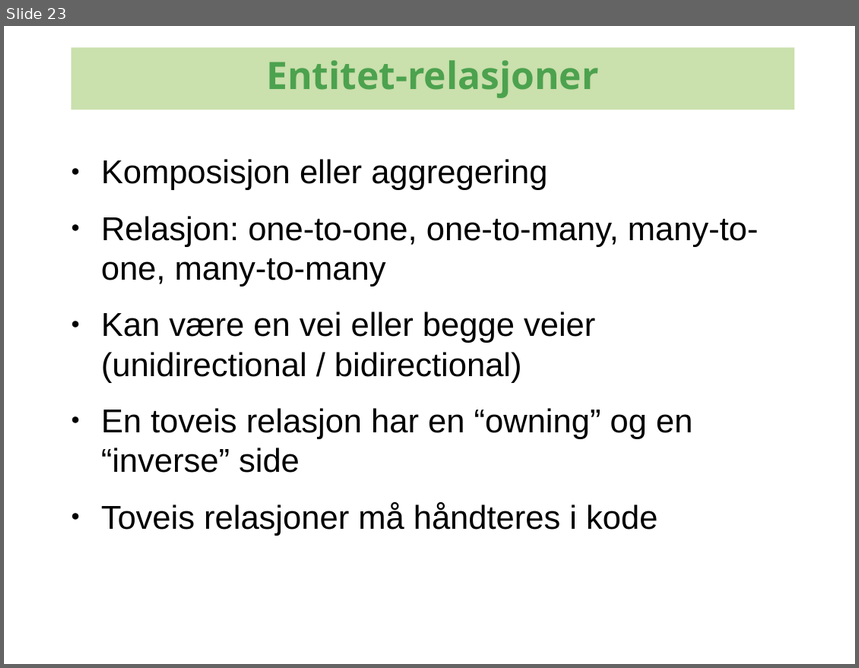
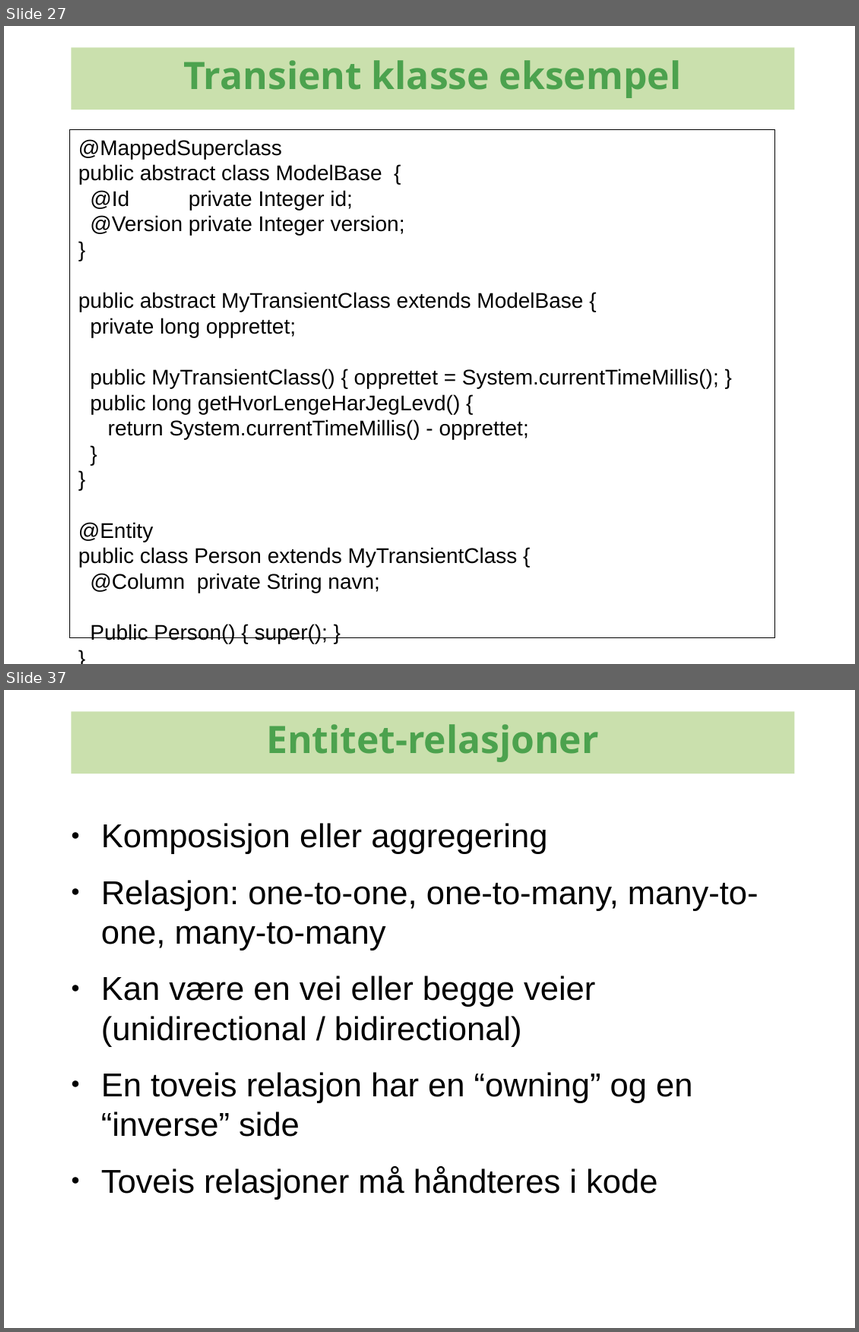
Before and after one commit to kenglxn/seam-maven-refimpl, a slide deck: sandbox/loo/jpa-continued/jpa-continued.odp. Shown one above the other, each under a label of ours: slide 23 before the commit, slides 27 and 37 after it; the slides between them are not shown. The pictures are 859x668 and 859x1332 pixels, drawn with LibreOffice and Linux fonts; fonts in the diff are those of the drawing; background and template pictures are left out. Boxes give left, top, right and bottom in pixels: in the first picture for what was removed or moved away, otherwise in the second. Text is boxed around its words. In the diff, an @@ line names an element or a change of style, - is before the commit and + after.

```diff
--- a/sandbox/loo/jpa-continued/jpa-continued.odp
+++ b/sandbox/loo/jpa-continued/jpa-continued.odp
@@ slide 27 added at (4, 26, 855, 664), background #FFFFFF @@
@@ rectangle added at (71, 47, 794, 110), fill #CAE0AD, 32 pt, text #4CA24E, bold @@
+Transient klasse eksempel
@@ rectangle added at (70, 130, 775, 639), fill #FFFFFF, outline #000000 0 pt, 18 pt, text #000000 @@
+@MappedSuperclass
+public abstract class ModelBase {
+@Id private Integer id;
+@Version private Integer version;
+}
+public abstract MyTransientClass extends ModelBase {
+private long opprettet;
+public MyTransientClass() { opprettet = System.currentTimeMillis(); }
+public long getHvorLengeHarJegLevd() {
+return System.currentTimeMillis() - opprettet;
+}
+}
+@Entity
+public class Person extends MyTransientClass {
+@Column private String navn;
+Public Person() { super(); }
+}
@@ what was slide 23 is now slide 37 @@
```
Also in this commit, not shown: 3 slides changed, 13 other slides added.
